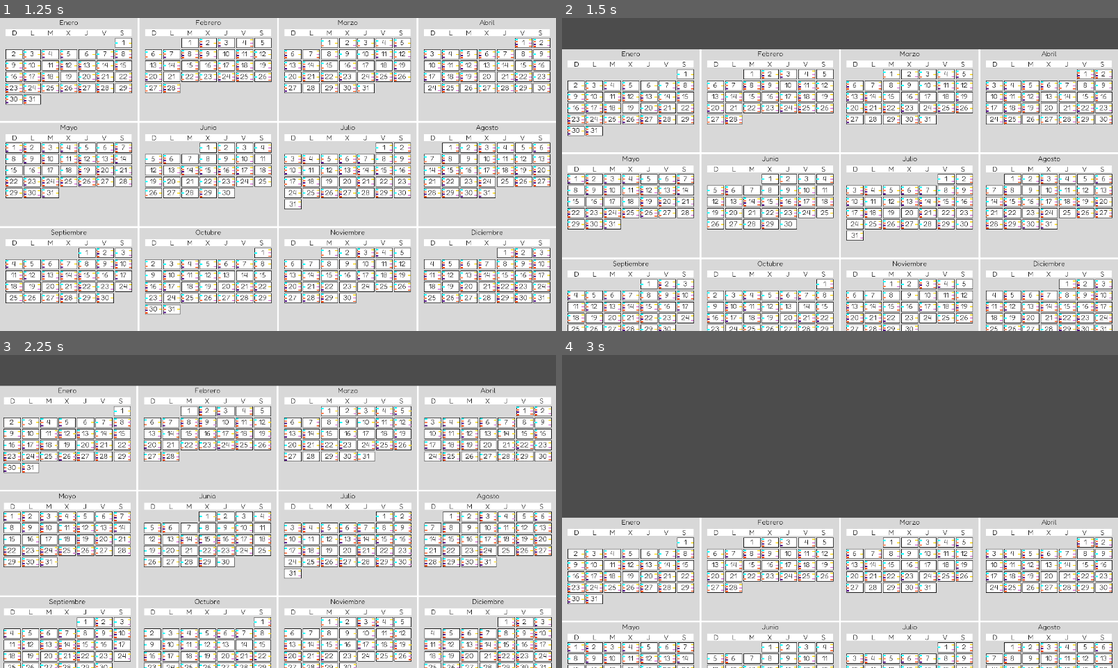
Above: before the commit, frames 1-4 (two rows, left to right).
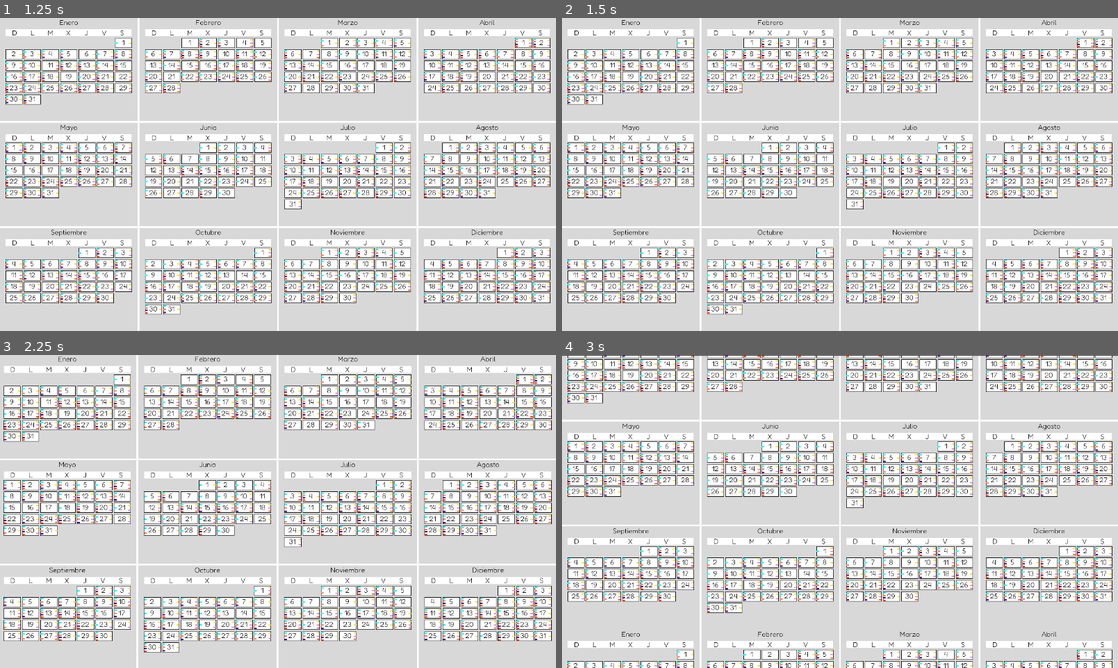
Above: after the commit, the same moments.

Repository: LeoleUCAB/herramienta-rrhh
Game: Godot game, scene res://Calendar.tscn
Same seed, same stepped clock (60 frames per second), same inputs: the game is played once before the commit and once after it.
Inputs (mouse positions are in pixels of both pictures, inside the frame that each line leads up to):
- Up to frame 1 (1.25 s): tap Enter at 0.5 s; move the mouse to (400, 158) at 0.52 s; press the mouse at (400, 158) at 0.53 s
- Up to frame 2 (1.5 s): tap Space at 1.25 s; move the mouse to (728, 190) at 1.27 s; release the mouse at (728, 190) at 1.28 s; click (728, 190) at 1.35 s
- Up to frame 3 (2.25 s): tap Enter at 2 s; move the mouse to (333, 442) at 2.02 s; press the mouse at (333, 442) at 2.03 s; tap Mouse wheel up (cam_zoom_in) at 2.1 s
- Up to frame 4 (3 s): tap Space at 2.75 s; move the mouse to (812, 574) at 2.77 s; release the mouse at (812, 574) at 2.78 s; tap Mouse wheel down (cam_zoom_out) at 2.85 s

Frame 1 is identical in both runs. In frame 2, 65% of the frame differs, in the area x 0-100%, y 0-100%; in frame 3, 65%; in frame 4, 73%.

Commit message:
Scroll, Camera2d
- Agregado el elemento ScrollContainer, que permite tener una lista de años por los que se puede desplazar el usuario. La implementacion es basica por los momentos
- Movido el nodo Camera2D de la escena Year a Calendar
- Removida la funcionalidad de mover la camara verticalmente, ya que el scroll tendra esta funcionalidad

Diff:
--- a/Calendar.tscn
+++ b/Calendar.tscn
@@ -1,7 +1,54 @@
-[gd_scene load_steps=2 format=2]
+[gd_scene load_steps=3 format=2]
 
 [ext_resource path="res://scenes/yearView/Year.tscn" type="PackedScene" id=1]
+[ext_resource path="res://CameraController.gd" type="Script" id=2]
 
 [node name="Calendar" type="Node2D"]
 
-[node name="Year" parent="." instance=ExtResource( 1 )]
+[node name="ScrollContainer" type="ScrollContainer" parent="."]
+margin_right = 35852.0
+margin_bottom = 20160.0
+follow_focus = true
+__meta__ = {
+"_edit_use_anchors_": false
+}
+
+[node name="VBoxContainer" type="VBoxContainer" parent="ScrollContainer"]
+margin_right = 35850.0
+margin_bottom = 80652.0
+size_flags_horizontal = 3
+size_flags_vertical = 3
+
+[node name="Year" parent="ScrollContainer/VBoxContainer" instance=ExtResource( 1 )]
+anchor_right = 0.0
+anchor_bottom = 0.0
+margin_right = 35850.0
+margin_bottom = 20160.0
+
+[node name="Year2" parent="ScrollContainer/VBoxContainer" instance=ExtResource( 1 )]
+anchor_right = 0.0
+anchor_bottom = 0.0
+margin_top = 20164.0
+margin_right = 35850.0
+margin_bottom = 40324.0
+
+[node name="Year3" parent="ScrollContainer/VBoxContainer" instance=ExtResource( 1 )]
+anchor_right = 0.0
+anchor_bottom = 0.0
+margin_top = 40328.0
+margin_right = 35850.0
+margin_bottom = 60488.0
+
+[node name="Year4" parent="ScrollContainer/VBoxContainer" instance=ExtResource( 1 )]
+anchor_right = 0.0
+anchor_bottom = 0.0
+margin_top = 60492.0
+margin_right = 35850.0
+margin_bottom = 80652.0
+
+[node name="Camera2D" type="Camera2D" parent="."]
+anchor_mode = 0
+current = true
+zoom = Vector2( 28, 28 )
+limit_smoothed = true
+script = ExtResource( 2 )
--- a/CameraController.gd
+++ b/CameraController.gd
@@ -33,7 +33,7 @@
 	elif event.is_action("cam_zoom_out"):
 		_update_zoom(ZOOM_INCREMENT * deltaValue * 100, get_local_mouse_position())
 	elif event is InputEventMouseMotion && _drag:
-		set_offset(get_offset() - event.relative*_current_zoom_level)
+		set_offset(Vector2(get_offset()[0] - event.relative[0]*_current_zoom_level, get_offset()[1]))
 		prints(get_offset(), zoom)
 
 func _update_zoom(incr, zoom_anchor):
--- a/project.godot
+++ b/project.godot
@@ -21,11 +21,6 @@
 
 [input]
 
-cam_drag={
-"deadzone": 0.5,
-"events": [ Object(InputEventMouseButton,"resource_local_to_scene":false,"resource_name":"","device":0,"alt":false,"shift":false,"control":false,"meta":false,"command":false,"button_mask":0,"position":Vector2( 0, 0 ),"global_position":Vector2( 0, 0 ),"factor":1.0,"button_index":1,"pressed":false,"doubleclick":false,"script":null)
- ]
-}
 cam_zoom_in={
 "deadzone": 0.5,
 "events": [ Object(InputEventMouseButton,"resource_local_to_scene":false,"resource_name":"","device":0,"alt":false,"shi …(212 unchanged characters)…
@@ -36,6 +31,15 @@
 "events": [ Object(InputEventMouseButton,"resource_local_to_scene":false,"resource_name":"","device":0,"alt":false,"shi …(212 unchanged characters)…
  ]
 }
+cam_drag={
+"deadzone": 0.5,
+"events": [ Object(InputEventMouseButton,"resource_local_to_scene":false,"resource_name":"","device":0,"alt":false,"shift":false,"control":false,"meta":false,"command":false,"button_mask":0,"position":Vector2( 0, 0 ),"global_position":Vector2( 0, 0 ),"factor":1.0,"button_index":1,"pressed":false,"doubleclick":false,"script":null)
+ ]
+}
+
+[input_devices]
+
+pointing/emulate_touch_from_mouse=true
 
 [physics]
 
--- a/scenes/yearView/Day.tscn
+++ b/scenes/yearView/Day.tscn
@@ -10,6 +10,7 @@
 margin_bottom = -0.320068
 rect_min_size = Vector2( 1064, 616 )
 rect_pivot_offset = Vector2( -129, -35 )
+mouse_filter = 2
 script = ExtResource( 2 )
 __meta__ = {
 "_edit_use_anchors_": false
@@ -20,6 +21,7 @@
 anchor_bottom = 1.0
 rect_min_size = Vector2( 1064, 616 )
 rect_pivot_offset = Vector2( -59, -8 )
+mouse_filter = 2
 __meta__ = {
 "_edit_use_anchors_": false,
 "_editor_description_": ""
@@ -52,6 +54,7 @@
 margin_right = -1026.0
 margin_bottom = -594.0
 rect_scale = Vector2( 28, 28 )
+mouse_filter = 2
 border_color = Color( 0, 0, 0, 1 )
 editor_only = false
 __meta__ = {
@@ -63,6 +66,7 @@
 anchor_right = 0.158
 anchor_bottom = 1.0
 margin_right = -0.112015
+mouse_filter = 2
 custom_constants/vseparation = 1
 __meta__ = {
 "_edit_use_anchors_": false
@@ -73,6 +77,7 @@
 anchor_right = 1.0
 anchor_bottom = 1.0
 margin_left = 0.111938
+mouse_filter = 2
 custom_constants/vseparation = 1
 __meta__ = {
 "_edit_use_anchors_": false,
--- a/scenes/yearView/Month.tscn
+++ b/scenes/yearView/Month.tscn
@@ -9,6 +9,7 @@
 margin_right = 8876.0
 margin_bottom = 5600.0
 rect_min_size = Vector2( 8876, 5600 )
+mouse_filter = 2
 size_flags_horizontal = 3
 size_flags_vertical = 3
 script = ExtResource( 2 )
@@ -20,6 +21,7 @@
 [node name="MonthRect" type="ColorRect" parent="."]
 anchor_right = 1.0
 anchor_bottom = 1.0
+mouse_filter = 2
 size_flags_horizontal = 3
 size_flags_vertical = 3
 color = Color( 0.85098, 0.85098, 0.85098, 1 )
@@ -52,6 +54,7 @@
 margin_right = -3770.0
 margin_bottom = 747.0
 rect_scale = Vector2( 28, 28 )
+mouse_filter = 2
 __meta__ = {
 "_edit_use_anchors_": false
 }
@@ -63,6 +66,7 @@
 margin_right = 870.0
 margin_bottom = 61.0
 rect_scale = Vector2( 0.25, 0.25 )
+mouse_filter = 2
 columns = 7
 __meta__ = {
 "_edit_use_anchors_": false
@@ -152,6 +156,7 @@
 margin_right = -378.0
 margin_bottom = -3.0
 rect_min_size = Vector2( 290, 150 )
+mouse_filter = 2
 custom_constants/vseparation = 112
 custom_constants/hseparation = 112
 columns = 7
--- a/scenes/yearView/Year.gd
+++ b/scenes/yearView/Year.gd
@@ -1,4 +1,4 @@
-extends Node2D
+extends Control
 
 onready var grid = $MonthGrid
 
--- a/scenes/yearView/Year.tscn
+++ b/scenes/yearView/Year.tscn
@@ -1,23 +1,27 @@
-[gd_scene load_steps=4 format=2]
+[gd_scene load_steps=3 format=2]
 
 [ext_resource path="res://scenes/yearView/Month.tscn" type="PackedScene" id=1]
-[ext_resource path="res://CameraController.gd" type="Script" id=2]
 [ext_resource path="res://scenes/yearView/Year.gd" type="Script" id=3]
 
-[node name="Year" type="Node2D"]
+[node name="Year" type="Control"]
+anchor_right = 1.0
+anchor_bottom = 1.0
+margin_right = -1280.0
+margin_bottom = -720.0
+rect_min_size = Vector2( 35850, 20160 )
+mouse_filter = 2
+size_flags_horizontal = 3
+size_flags_vertical = 3
 script = ExtResource( 3 )
+__meta__ = {
+"_edit_use_anchors_": false
+}
 monthScene = ExtResource( 1 )
-
-[node name="Camera2D" type="Camera2D" parent="."]
-anchor_mode = 0
-current = true
-zoom = Vector2( 28, 28 )
-limit_smoothed = true
-script = ExtResource( 2 )
 
 [node name="ColorRect" type="ColorRect" parent="."]
 margin_right = 35840.0
 margin_bottom = 20160.0
+mouse_filter = 2
 __meta__ = {
 "_edit_use_anchors_": false
 }
@@ -25,6 +29,7 @@
 [node name="MonthGrid" type="GridContainer" parent="."]
 margin_right = 35840.0
 margin_bottom = 20160.0
+mouse_filter = 2
 custom_constants/vseparation = 112
 custom_constants/hseparation = 112
 columns = 4
